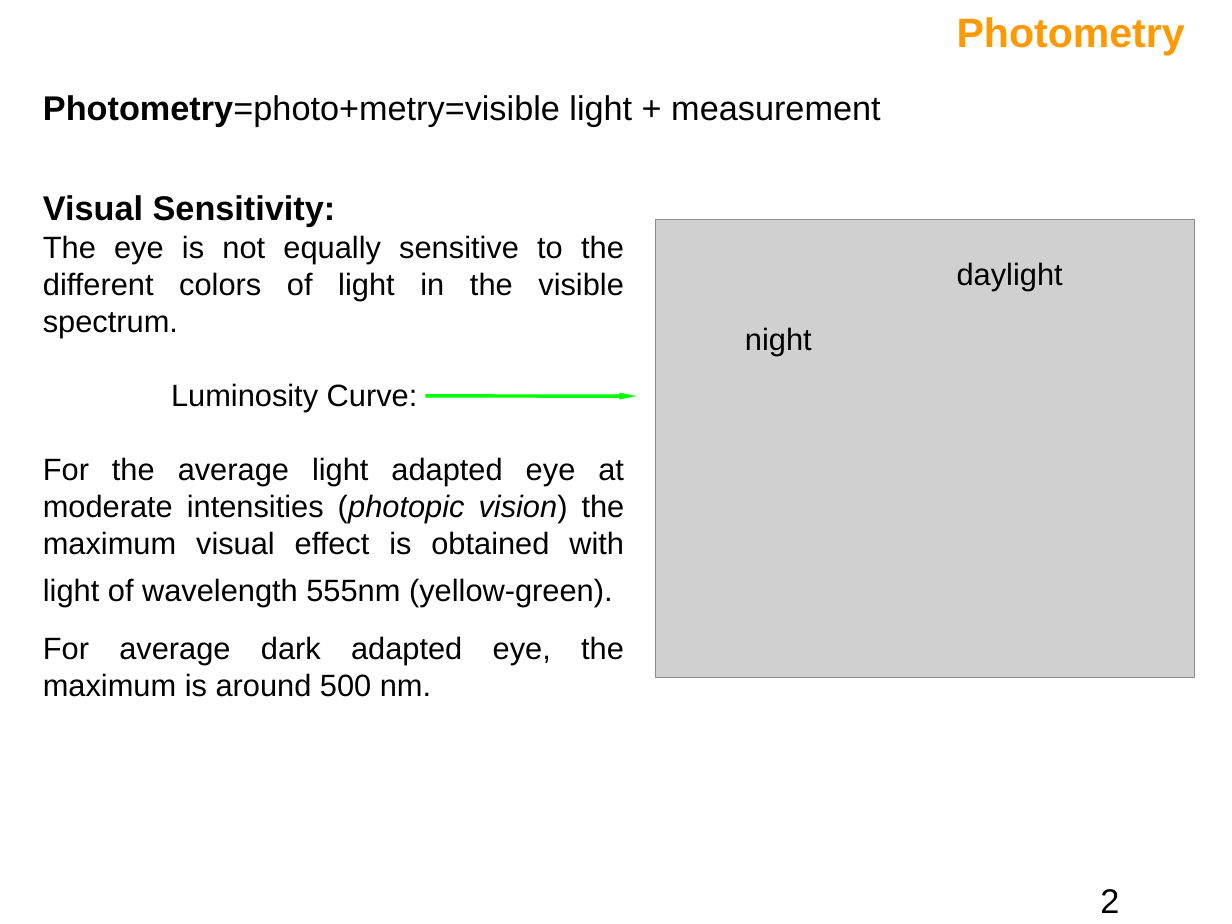
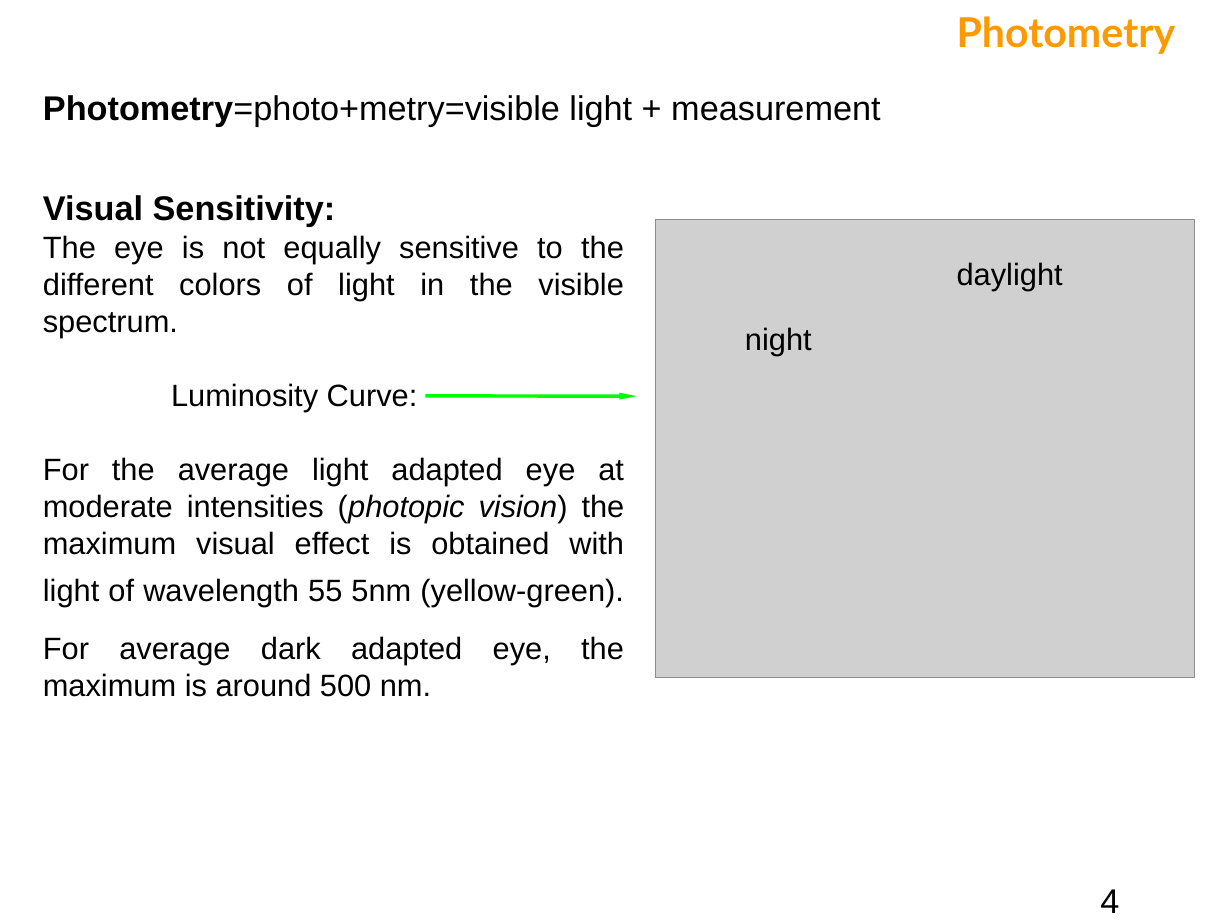
Before and after one commit to bagustris/TeknikOptik, a slide deck: slide 4 of slide/Fotometri.ppt (slide 2 before the commit). Drawn at 1232x924 pixels with LibreOffice and Linux fonts; fonts in the diff are those of the drawing; grey boxes stand for pictures. Boxes give left, top, right and bottom in pixels: in the first picture for what was removed or moved away, otherwise in the second. Text is boxed around its words. In the diff, an @@ line names an element or a change of style, - is before the commit and + after.

```diff
--- a/slide/Fotometri.ppt
+++ b/slide/Fotometri.ppt
@@ text "Photometry" at (957,16,1176,54): font Arial to Lato @@
@@ text at (43,457,625,606): spaces changed @@
-For the average light adapted eye at moderate intensities (photopic vision) the maximum visual effect is obtained with light of wavelength 555nm (yellow-green).
+For the average light adapted eye at moderate intensities (photopic vision) the maximum visual effect is obtained with light of wavelength 55 5nm (yellow-green).
@@ page number at (1100,889,1119,913): text changed @@
-2
+4
```
Also in this commit, not shown: 16 other slides changed, 7 slides added, 3 other files.
